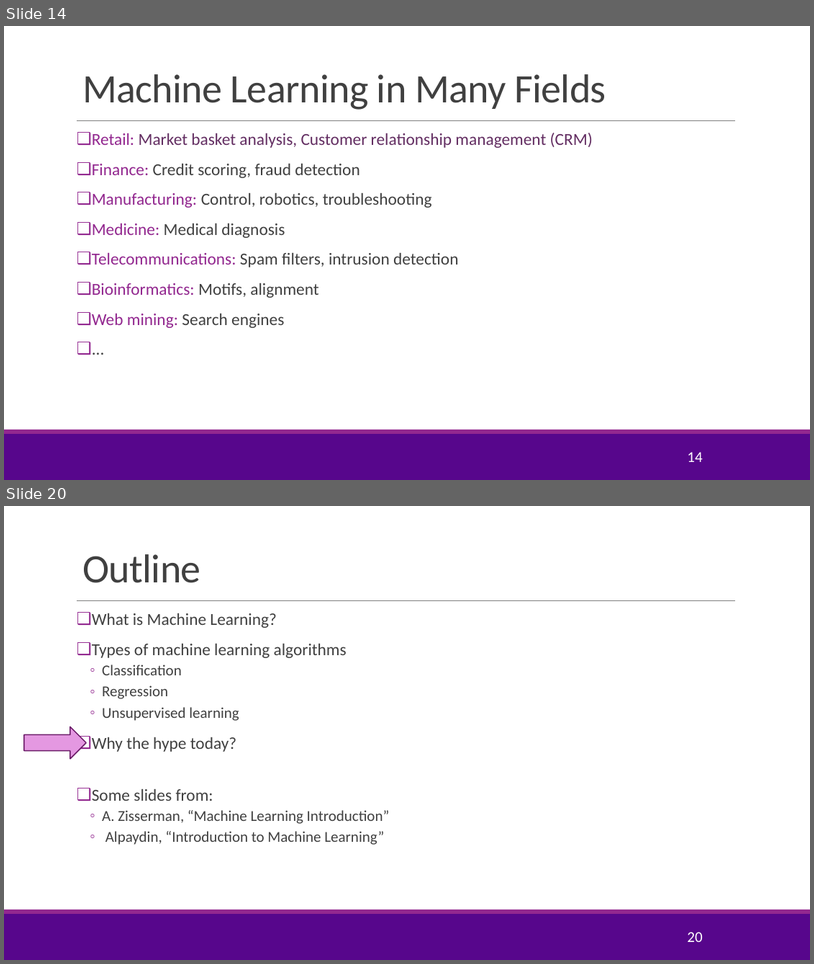
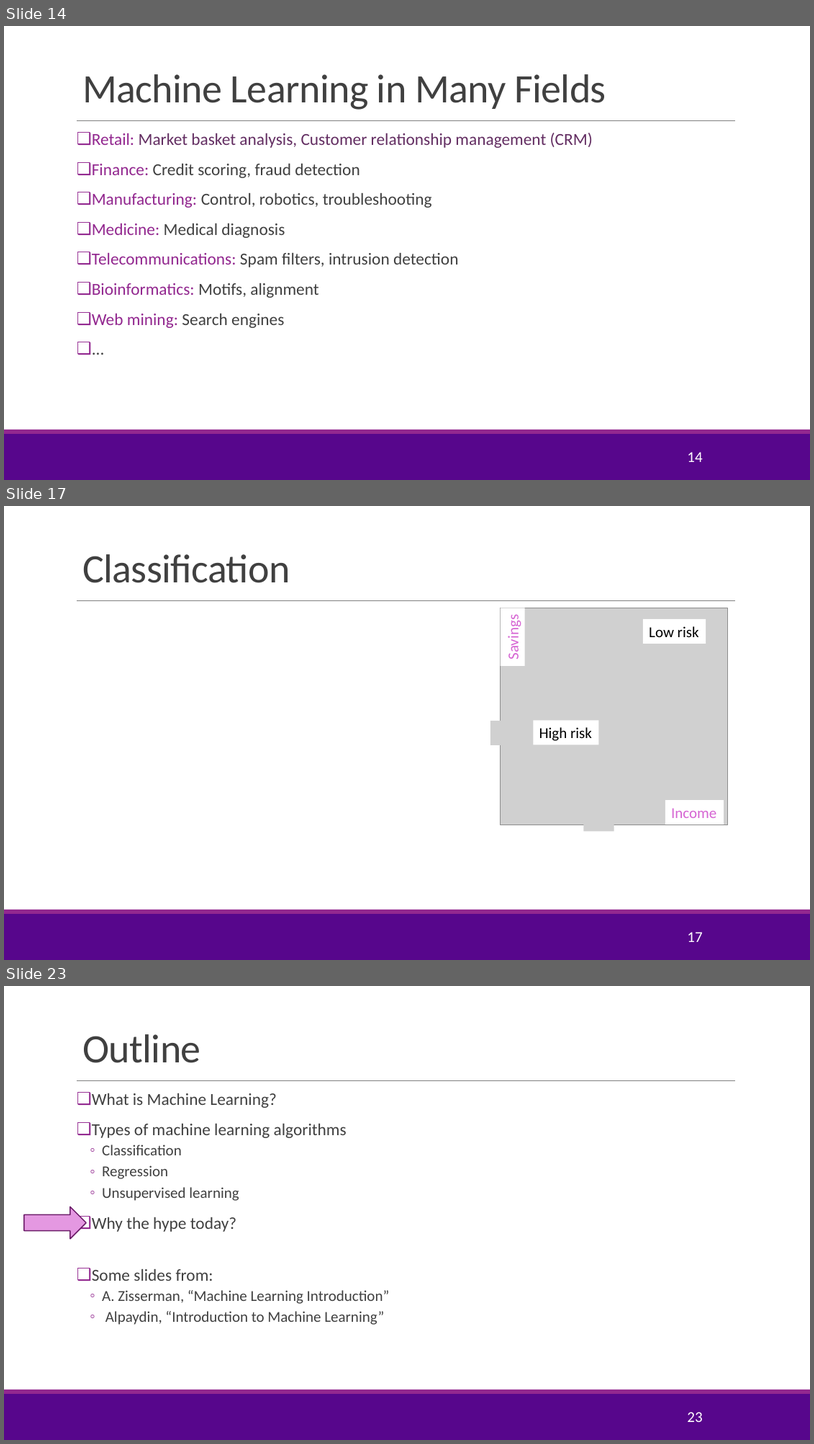
Before and after one commit to sdrangan/introml, a slide deck: lectures/Lect01_IntroML.pptx. Shown one above the other, each under a label of ours: slides 14 and 20 before the commit, slides 14, 17 and 23 after it; the slides between them are not shown. The pictures are 814x964 and 814x1444 pixels, drawn with LibreOffice and Linux fonts; fonts in the diff are those of the drawing; grey boxes stand for pictures; background and template pictures are left out. Boxes give left, top, right and bottom in pixels: in the first picture for what was removed or moved away, otherwise in the second. Text is boxed around its words. In the diff, an @@ line names an element or a change of style, - is before the commit and + after.

Commit message:
Added in-class exercises for unit 01

```diff
--- a/lectures/Lect01_IntroML.pptx
+++ b/lectures/Lect01_IntroML.pptx
@@ slide 17 added at bbox=[4, 506, 810, 960], background #FFFFFF; not listed: 3 template elements that a slide beside it also shows @@
@@ title added at bbox=[82, 554, 290, 583], 48 pt, text #404040 @@
+Classification
@@ picture added at bbox=[501, 608, 728, 824] @@
@@ group added at bbox=[491, 608, 724, 831]: 4 rectangles, 2 pictures @@
+Savings
+Income
+High risk
+Low risk
@@ page number added at bbox=[687, 932, 702, 942], 18 pt, text #FFFFFF @@
+17
@@ what was slide 20 is now slide 23 @@
@@ page number at bbox=[687, 1412, 702, 1422]: text changed @@
-20
+23
```
Also in this commit, not shown: 2 slides changed, 5 other slides added, 3 slides removed, 12 other files.
